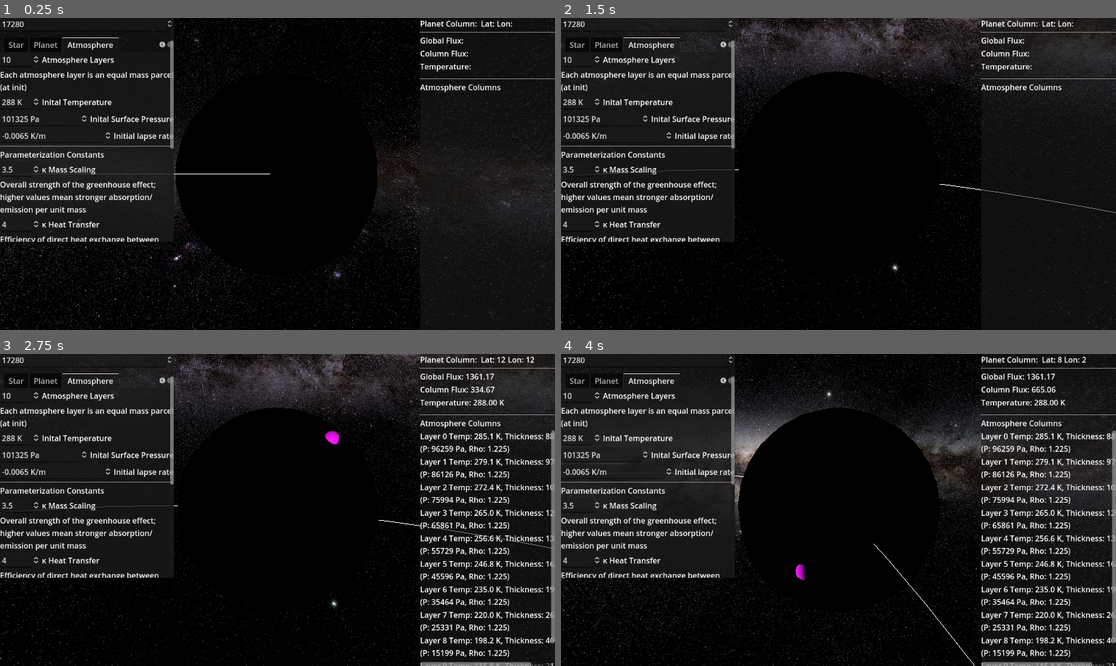
Above: before the commit, frames 1-4 (two rows, left to right).
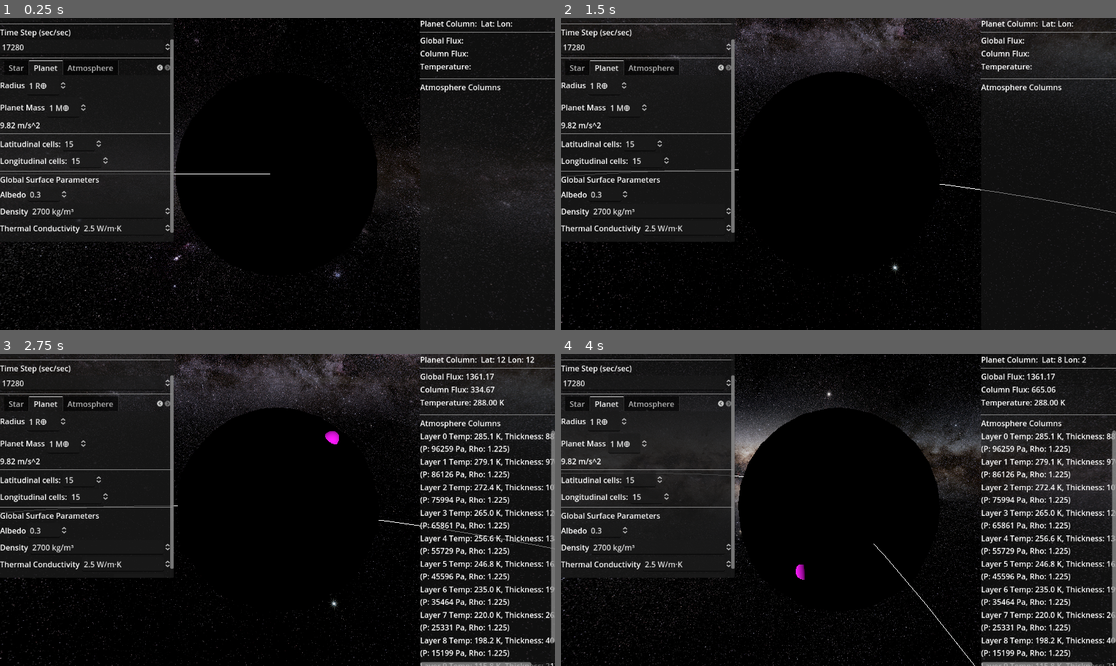
Above: after the commit, the same moments.

Repository: LivvyLowe/atmostuff
Game: Godot game, scene res://SimulationManager.tscn
Same seed, same stepped clock (60 frames per second), same inputs: the game is played once before the commit and once after it.
Inputs (mouse positions are in pixels of both pictures, inside the frame that each line leads up to):
- Up to frame 1 (0.25 s): no input
- Up to frame 2 (1.5 s): tap Enter at 0.5 s; move the mouse to (960, 158) at 0.52 s; hold Right mouse button (pan) 0.53-1.28 s; click (960, 158) at 0.67 s; tap Space at 1.25 s; move the mouse to (727, 189) at 1.27 s; right-click (727, 189) at 1.35 s; click (727, 189) at 1.42 s
- Up to frame 3 (2.75 s): tap Enter at 2 s; move the mouse to (333, 441) at 2.02 s; hold Right mouse button (pan) from 2.03 s (still down); click (333, 441) at 2.17 s
- Up to frame 4 (4 s): tap Space at 2.75 s; move the mouse to (810, 572) at 2.77 s; release Right mouse button (pan) at 2.78 s; right-click (810, 572) at 2.85 s; click (810, 572) at 2.92 s; tap Enter at 3.5 s; move the mouse to (1005, 556) at 3.52 s; hold Right mouse button (pan) from 3.53 s (still down); click (1005, 556) at 3.67 s

The runs differ from the first frame. In frame 1, 4.9% of the frame differs, in the area x 0-32%, y 0-72%; in frame 2, 4.9%; in frame 3, 4.9%; in frame 4, 4.9%.

Commit message:
fixing orbital period

Diff:
--- a/SettingsMenu.tscn
+++ b/SettingsMenu.tscn
@@ -11,7 +11,7 @@
 
 [node name="ScrollContainer" type="ScrollContainer" parent="."]
 layout_mode = 2
-scroll_vertical = 162
+scroll_vertical = 52
 
 [node name="VBoxContainer" type="VBoxContainer" parent="ScrollContainer"]
 layout_mode = 2
@@ -57,7 +57,7 @@
 
 [node name="TabContainer" type="TabContainer" parent="ScrollContainer/VBoxContainer"]
 layout_mode = 2
-current_tab = 3
+current_tab = 2
 
 [node name="Orbital Parameters" type="VBoxContainer" parent="ScrollContainer/VBoxContainer/TabContainer"]
 visible = false
@@ -202,7 +202,6 @@
 text = "Earth Days"
 
 [node name="Planet" type="VBoxContainer" parent="ScrollContainer/VBoxContainer/TabContainer"]
-visible = false
 layout_mode = 2
 metadata/_tab_index = 2
 
@@ -325,6 +324,7 @@
 text = "Surface Specific Heat Capacity"
 
 [node name="HeatCapacitySpinner" type="SpinBox" parent="ScrollContainer/VBoxContainer/TabContainer/Planet/HeatCapacityContainer"]
+custom_minimum_size = Vector2(120, 0)
 layout_mode = 2
 size_flags_horizontal = 3
 max_value = 6000.0
@@ -333,6 +333,7 @@
 suffix = "J/kg·K"
 
 [node name="Atmosphere" type="VBoxContainer" parent="ScrollContainer/VBoxContainer/TabContainer"]
+visible = false
 layout_mode = 2
 metadata/_tab_index = 3
 
@@ -462,5 +463,6 @@
 [connection signal="value_changed" from="ScrollContainer/VBoxContainer/TabContainer/Planet/ConductivityContainer/ConductivitySpinner" to="." method="_on_conductivity_spinner_value_changed"]
 [connection signal="value_changed" from="ScrollContainer/VBoxContainer/TabContainer/Planet/HeatCapacityContainer/HeatCapacitySpinner" to="." method="_on_heat_capacity_value_changed"]
 [connection signal="value_changed" from="ScrollContainer/VBoxContainer/TabContainer/Atmosphere/LayersContainer/LayersSpinner" to="." method="_on_layers_spinner_value_changed"]
+[connection signal="value_changed" from="ScrollContainer/VBoxContainer/TabContainer/Atmosphere/HBoxContainer3/InitTempSpinner" to="." method="_on_init_temp_spinner_value_changed"]
 [connection signal="value_changed" from="ScrollContainer/VBoxContainer/TabContainer/Atmosphere/KMassContainer/KMassSpinner" to="." method="_on_k_mass_spinner_value_changed"]
 [connection signal="value_changed" from="ScrollContainer/VBoxContainer/TabContainer/Atmosphere/HBoxContainer/KheattransferSpinner" to="." method="_on_kheattransfer_spinner_value_changed"]
--- a/scripts/SettingsMenu.gd
+++ b/scripts/SettingsMenu.gd
@@ -244,7 +244,7 @@
 func _on_day_length_spin_box_value_changed(value: float) -> void:
 	sim_manager.set_day_length(value) # set_day_length expects days input
 	# Optional: Adjust max time step based on new day length?
-	var max_step = value * sim_manager.SECONDS_IN_DAY * 0.1 # e.g., 10% of day length
+	var max_step = value * sim_manager.SECONDS_IN_DAY * 0.5 # e.g., 10% of day length
 	time_step_spinbox.max_value = max_step
 
 func _on_obliquity_spin_box_value_changed(value: float) -> void:
@@ -252,7 +252,7 @@
 
 func _on_semi_major_axis_spin_box_value_changed(value: float) -> void:
 	sim_manager.set_semimajor_axis(value) # Expects AU input
-	var new_period_seconds = sim_manager.kepler_period_from_mass(sim_manager.star_mass, sim_manager.orbit_semimajor_axis)
+	var new_period_seconds = sim_manager.kepler_period_from_mass(sim_manager.star_mass, sim_manager.orbit_semimajor_axis)*sim_manager.SECONDS_IN_DAY
 	sim_manager.orbit_period = new_period_seconds # Directly set the calculated period in seconds
 	_update_period_label()
 
@@ -270,20 +270,14 @@
 	# Recalculate planet flux immediately if needed, or let sim_manager handle it
 	sim_manager.update_planet_position(planet) # This recalculates flux
 
-# func _on_period_spin_box_value_changed(value: float) -> void:
-	# This seems redundant now as period is calculated from mass/axis
-	# sim_manager.set_orbit_period(value) # Expects days input? Convert to seconds
-	# sim_manager.orbit_period = value * sim_manager.SECONDS_IN_DAY
-	# _update_period_label()
-
 func _on_reset_button_pressed() -> void:
 	sim_manager.reset_sim()
 	# Maybe reset UI elements here too? Or let _ready handle it on scene reload?
 
 func _on_star_mass_spin_box_value_changed(value: float) -> void:
 	sim_manager.set_star_mass(value)
-	var new_period_seconds = sim_manager.kepler_period_from_mass(value, sim_manager.orbit_semimajor_axis)
-	sim_manager.orbit_period = new_period_seconds
+	var new_period_seconds = sim_manager.kepler_period_from_mass(sim_manager.star_mass, sim_manager.orbit_semimajor_axis)*sim_manager.SECONDS_IN_DAY
+	sim_manager.orbit_period = new_period_seconds # Directly set the calculated period in seconds
 	_update_period_label()
 
 func _on_planet_radius_spinner_value_changed(value: float) -> void:
@@ -342,3 +336,7 @@
 
 func _on_k_mass_spinner_value_changed(value: float) -> void:
 	sim_manager.K_mass_scaling = value
+
+
+func _on_init_temp_spinner_value_changed(value: float) -> void:
+	planet.set_initial_surface_temp(value)
--- a/scripts/SimulationManager.gd
+++ b/scripts/SimulationManager.gd
@@ -181,7 +181,10 @@
 func kepler_period_from_mass(mass: float, a: float):
 	#4pi/g in sim units
 	var k = ((365.25)**2)/(ENGINE_METERS_PER_AU**3)
-	return sqrt((k/mass)*(a**3))
+	var t = sqrt((k/mass)*(a**3))
+	print(t)
+	return t
+
 
 
 func _unhandled_input(event):
